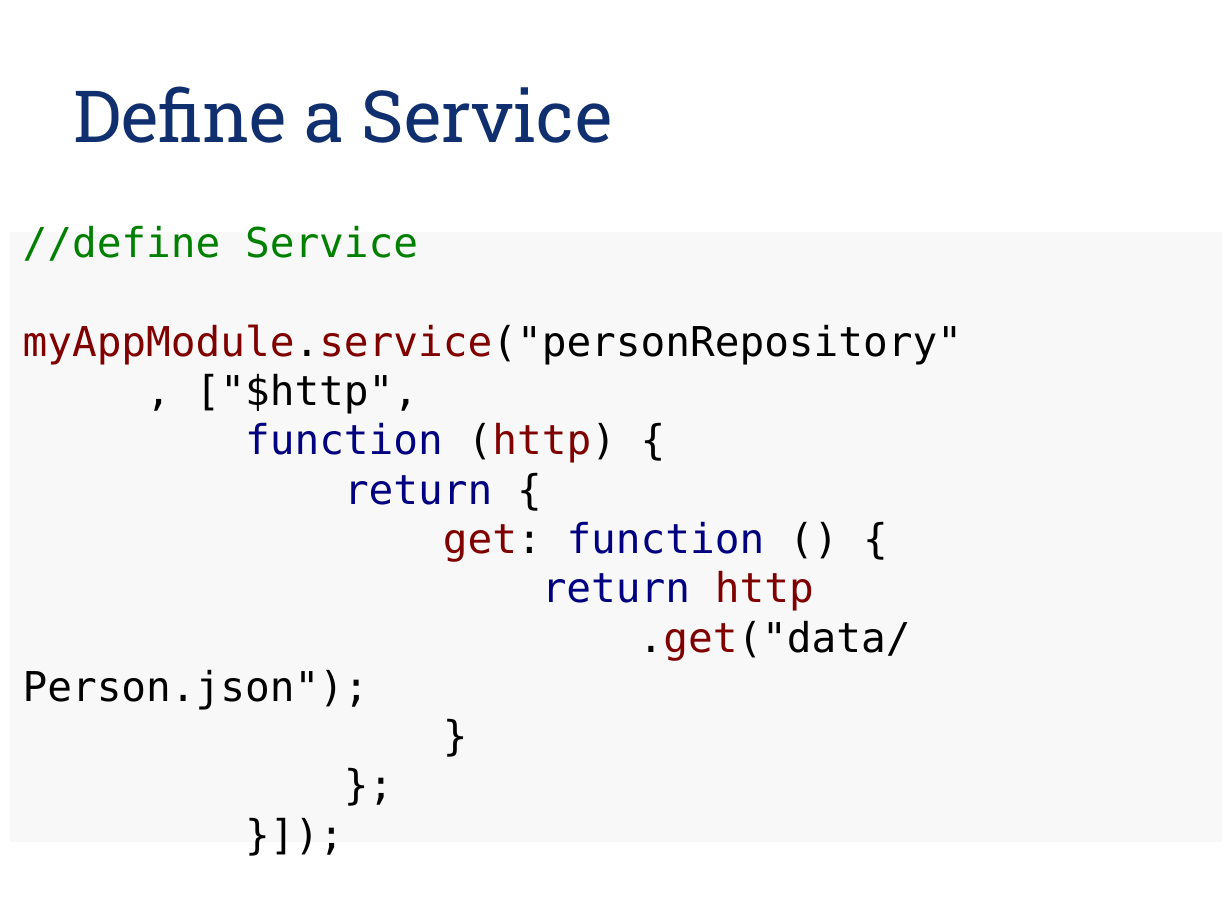
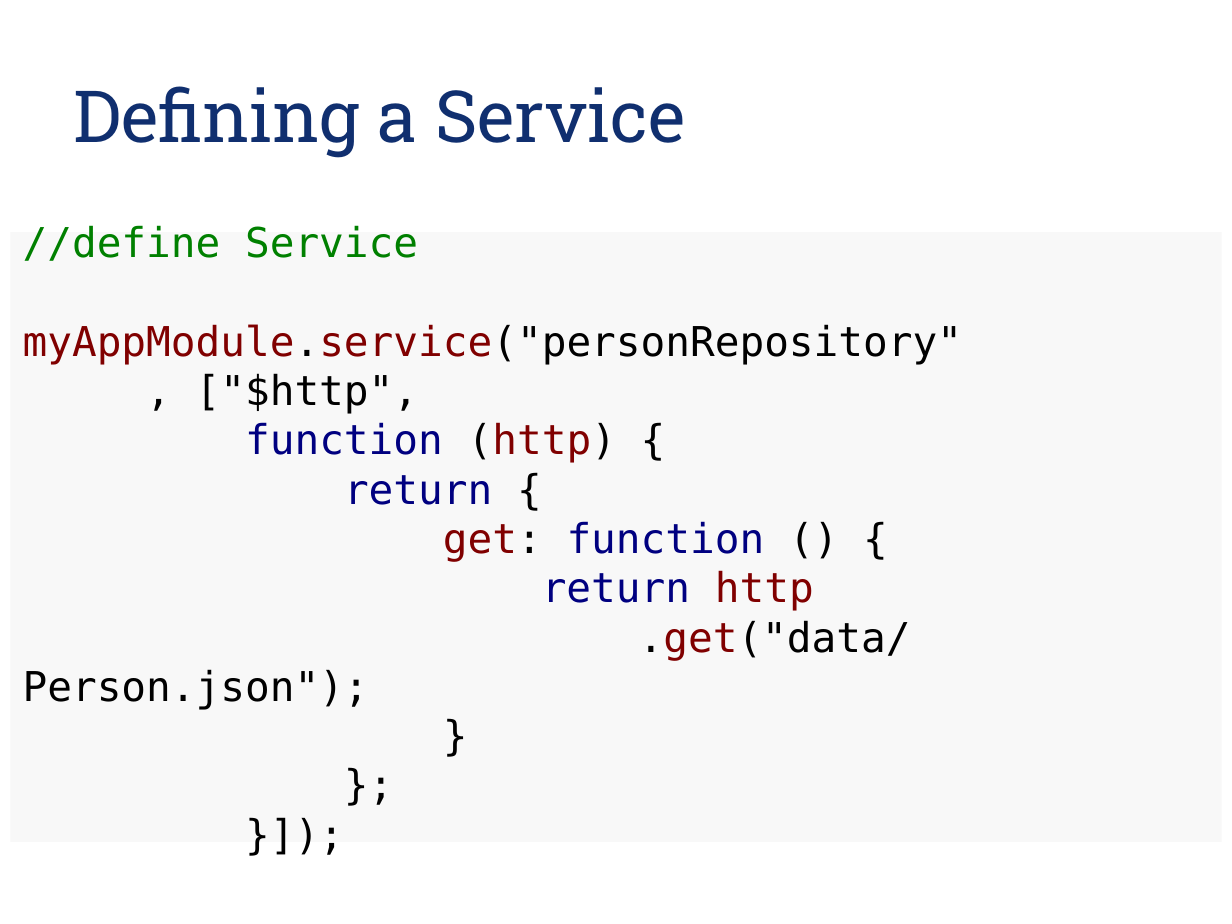
Before and after one commit to codemerlin/talks, a slide deck: slide 13 of barcampdelhi-winter-30Nov2013/Introduction to AngularJS.pptx. Drawn at 1232x924 pixels with LibreOffice and Linux fonts; fonts in the diff are those of the drawing; background and template pictures are left out. Boxes give left, top, right and bottom in pixels: in the first picture for what was removed or moved away, otherwise in the second. Text is boxed around its words. In the diff, an @@ line names an element or a change of style, - is before the commit and + after.

Commit message:
Finished till services

```diff
--- a/barcampdelhi-winter-30Nov2013/Introduction to AngularJS.pptx
+++ b/barcampdelhi-winter-30Nov2013/Introduction to AngularJS.pptx
@@ title at (x1=74, y1=86, x2=686, y2=158): text changed @@
-Define a Service
+Defining a Service
```
Also in this commit, not shown: 2 other slides changed, 1 slide added, 2 other files.
